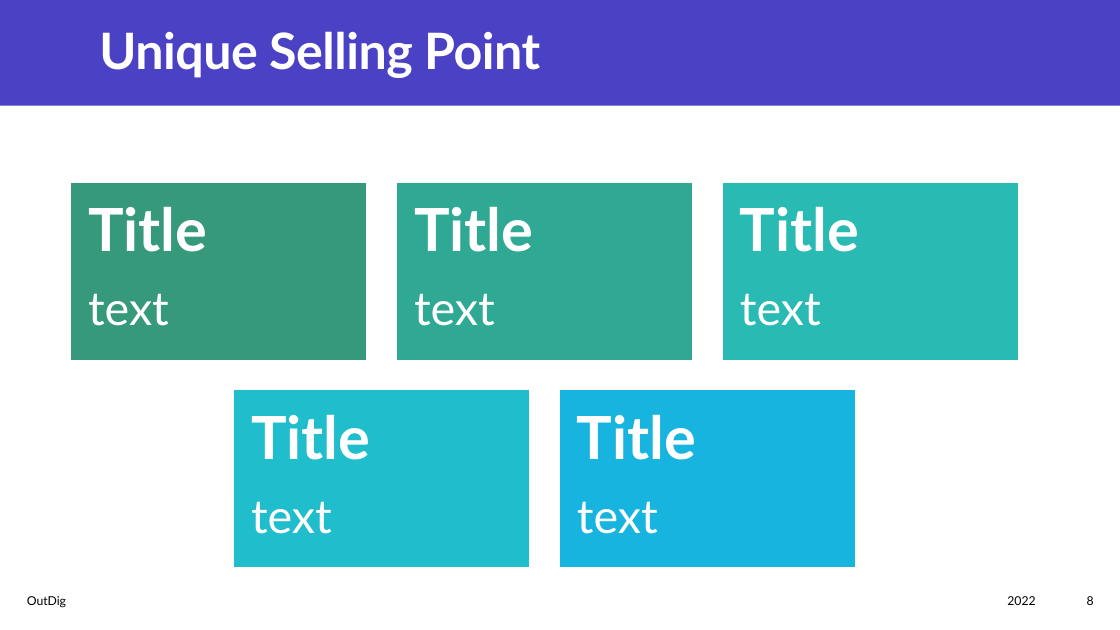
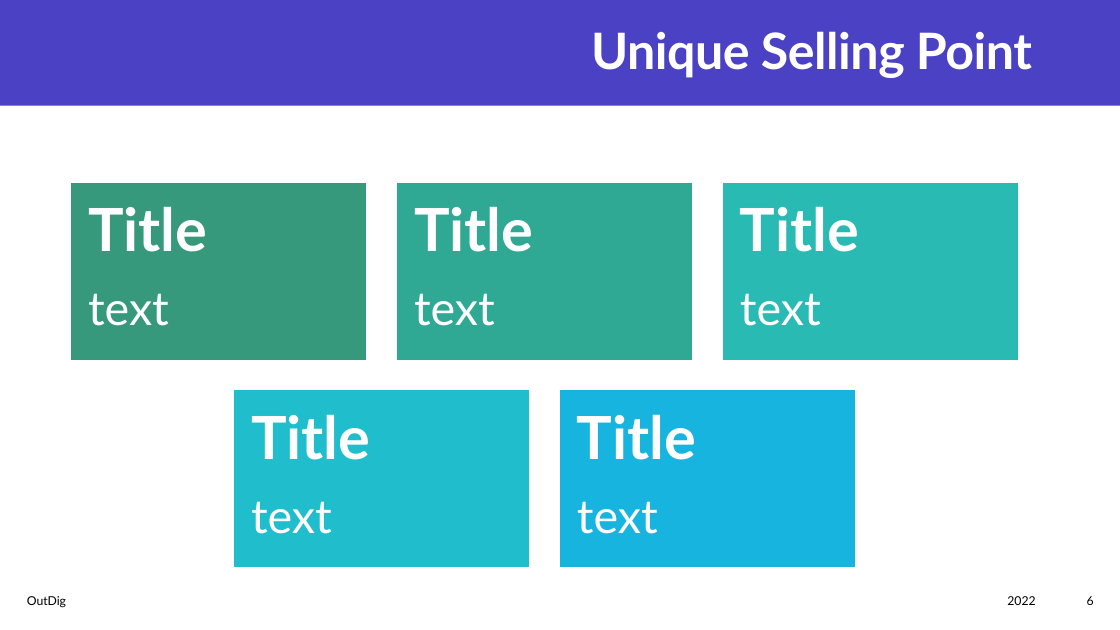
Before and after one commit to Joe34441/IndieDevPPT, a slide deck: slide 6 of CT6018 Joe Mason s4001719.pptx (slide 8 before the commit). Drawn at 1120x630 pixels with LibreOffice and Linux fonts; fonts in the diff are those of the drawing. Boxes give left, top, right and bottom in pixels: in the first picture for what was removed or moved away, otherwise in the second. Text is boxed around its words. In the diff, an @@ line names an element or a change of style, - is before the commit and + after.

```diff
--- a/CT6018 Joe Mason s4001719.pptx
+++ b/CT6018 Joe Mason s4001719.pptx
@@ title "Unique Selling Point" at bbox=[591, 31, 1032, 78]: alignment left to right @@
@@ page number at bbox=[1087, 596, 1094, 605]: text changed @@
-8
+6
```
Also in this commit, not shown: 9 other slides changed.
